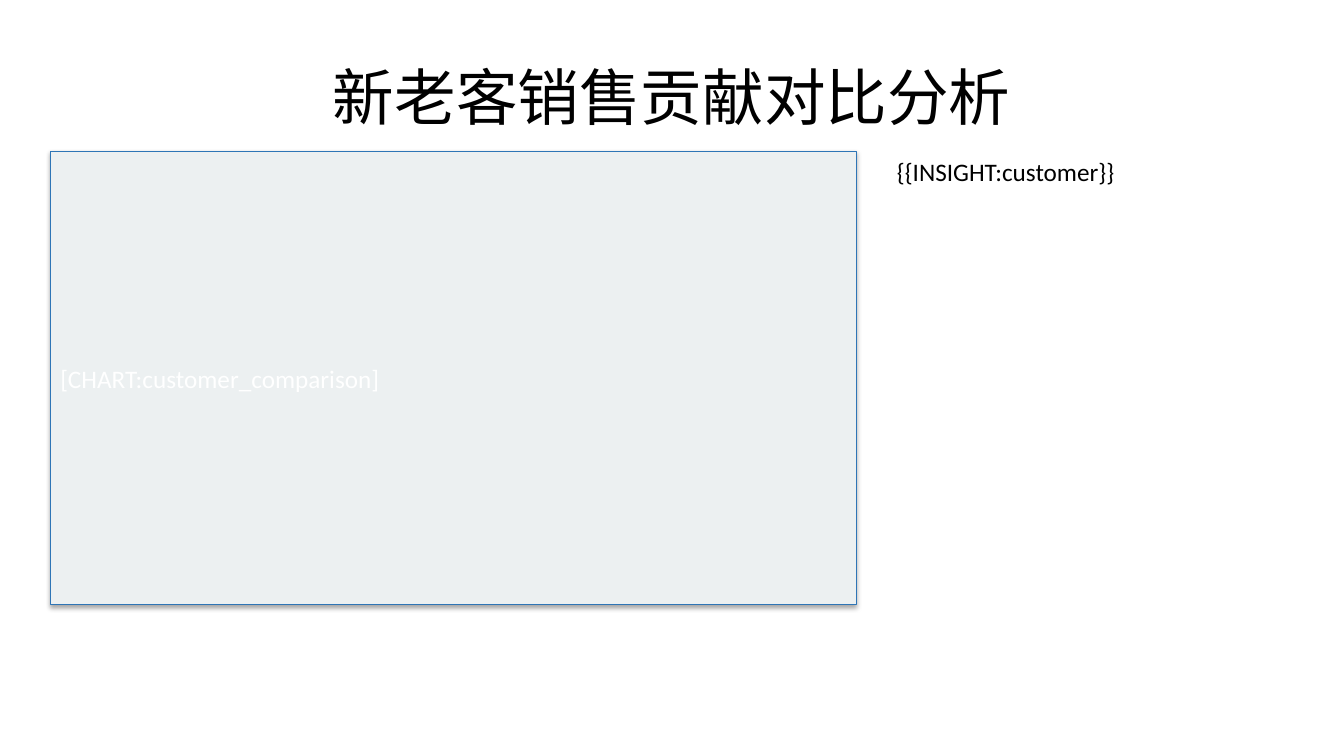
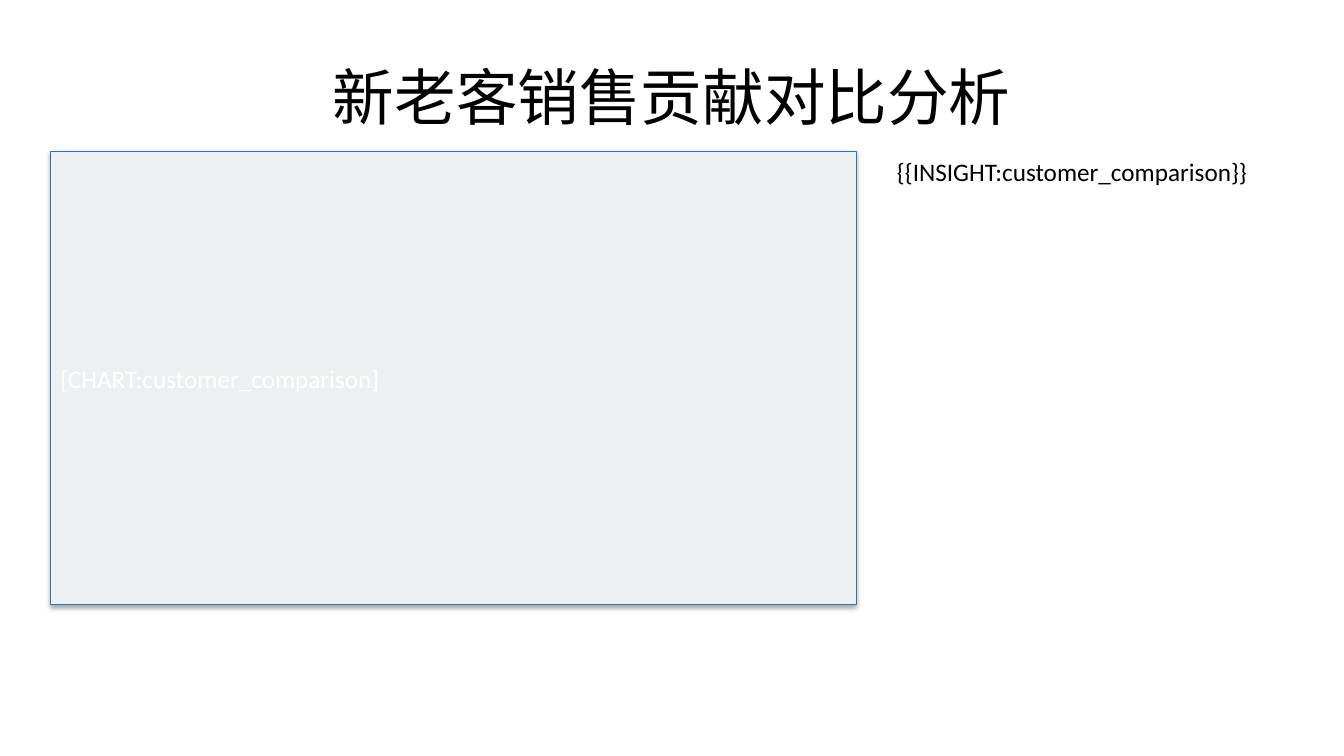
Before and after one commit to lijiahao1996/PPT-Automation, a slide deck: slide 7 of templates/销售分析报告_标准模板.pptx. Drawn at 1344x756 pixels with LibreOffice and Linux fonts; fonts in the diff are those of the drawing. Boxes give left, top, right and bottom in pixels: in the first picture for what was removed or moved away, otherwise in the second. Text is boxed around its words. In the diff, an @@ line names an element or a change of style, - is before the commit and + after.

Commit message:
修复 sales_by_person 命名统一 + data-insight skill 优化

```diff
--- a/templates/销售分析报告_标准模板.pptx
+++ b/templates/销售分析报告_标准模板.pptx
@@ text at <box>897,162,1247,185</box>: text changed @@
-{{INSIGHT:customer}}
+{{INSIGHT:customer_comparison}}
```
Also in this commit, not shown: 5 other slides changed, 11 other files.
